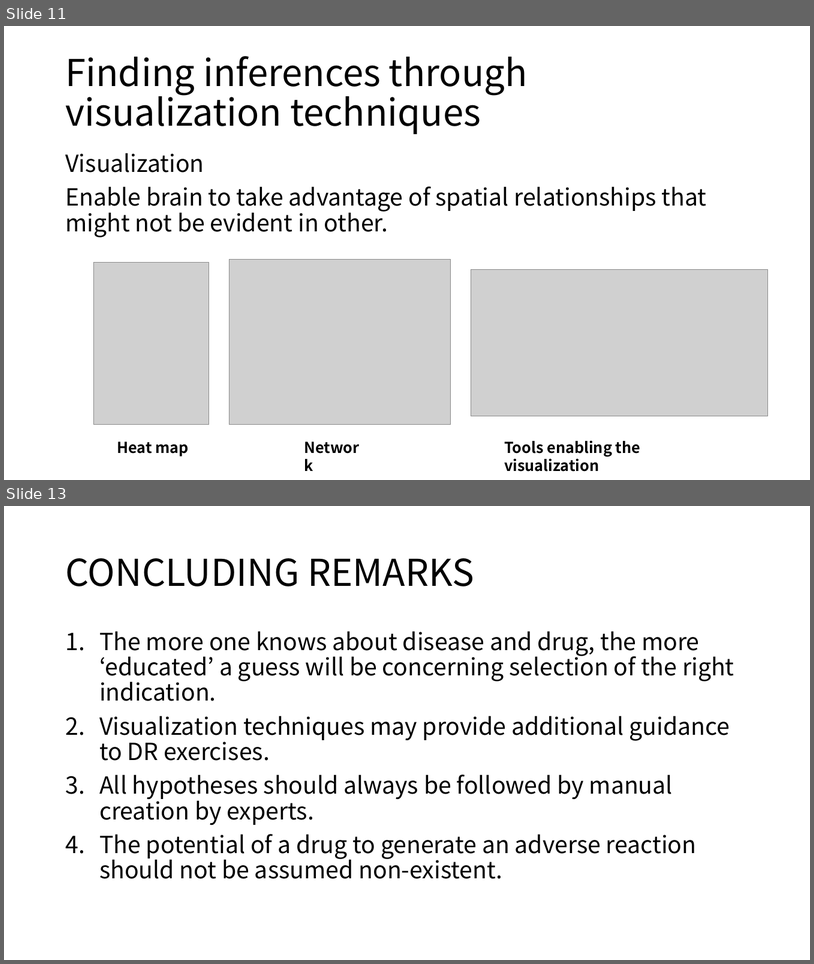
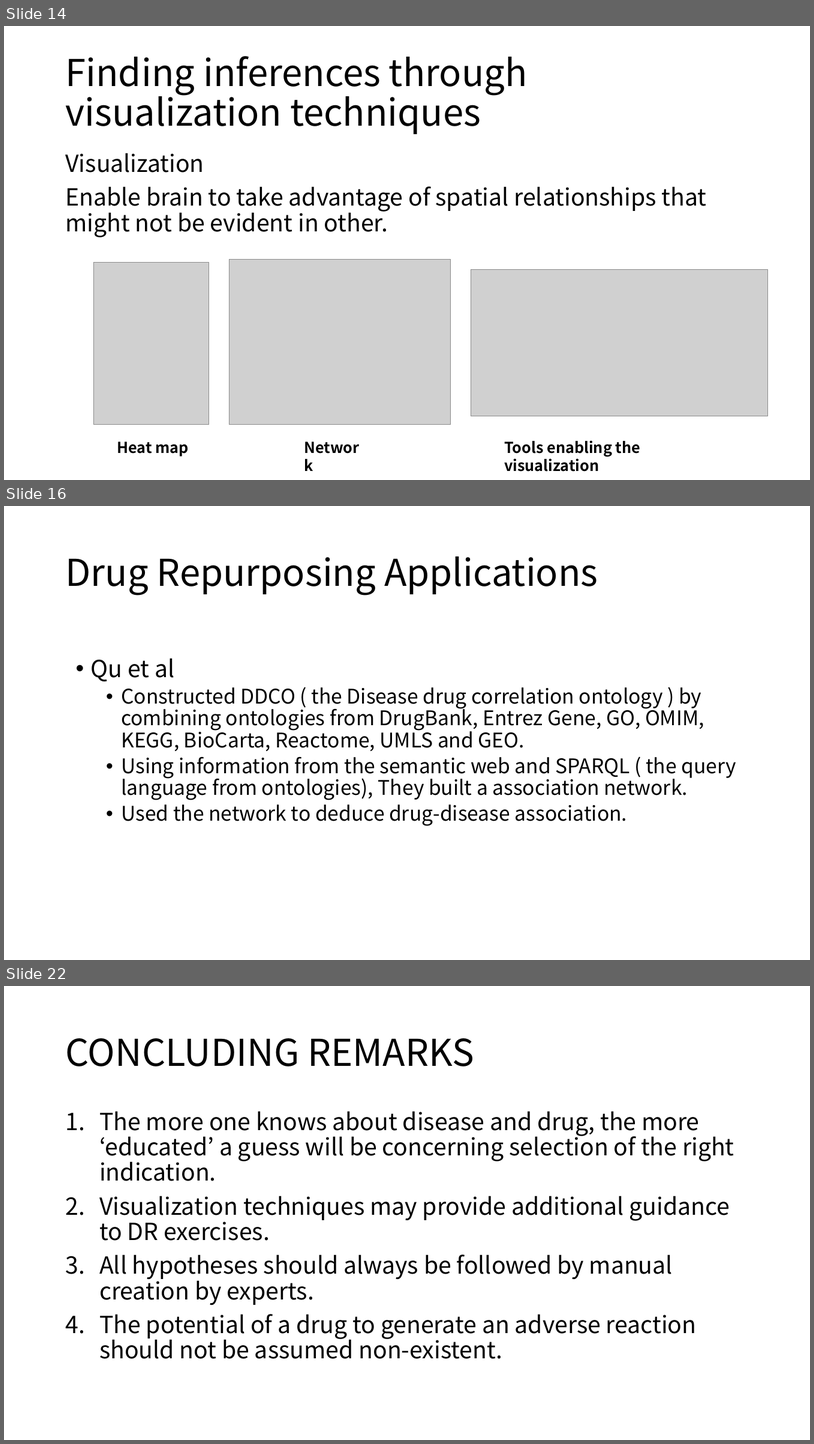
Before and after one commit to moklise/TIL, a slide deck: Review/[3] Literature mining, ontologies and information visualization for drug repurposing/Literature mining, ontologies and information visualization for.pptx. Shown one above the other, each under a label of ours: slides 11 and 13 before the commit, slides 14, 16 and 22 after it; the slides between them are not shown. The pictures are 814x964 and 814x1444 pixels, drawn with LibreOffice and Linux fonts; fonts in the diff are those of the drawing; grey boxes stand for pictures. Boxes give left, top, right and bottom in pixels: in the first picture for what was removed or moved away, otherwise in the second. Text is boxed around its words. In the diff, an @@ line names an element or a change of style, - is before the commit and + after.

Commit message:
[Publication Review] Literature mining, ontologies and information visualization for drug repurposing added PPT

```diff
--- a/Review/[3] Literature mining, ontologies and information visualization for drug repurposing/Literature mining, ontologies and information visualization for.pptx
+++ b/Review/[3] Literature mining, ontologies and information visualization for drug repurposing/Literature mining, ontologies and information visualization for.pptx
@@ slide 16 added at (4, 506, 810, 960), background #FFFFFF @@
@@ title added at (65, 556, 599, 595), 44 pt, text #000000 @@
+Drug Repurposing Applications
@@ text added at (91, 658, 736, 826), 24 pt, text #000000 @@
+• Qu et al
+  • Constructed DDCO ( the Disease drug correlation ontology ) by combining ontologies from DrugBank, Entrez Gene, GO, OMIM, KEGG, BioCarta, Reactome, UMLS and GEO.
+  • Using information from the semantic web and SPARQL ( the query language from ontologies), They built a association network.
+  • Used the network to deduce drug-disease association.
@@ what was slide 11 is now slide 14 @@
@@ what was slide 13 is now slide 22 @@
```
Also in this commit, not shown: 9 other slides added, 1 other file.
